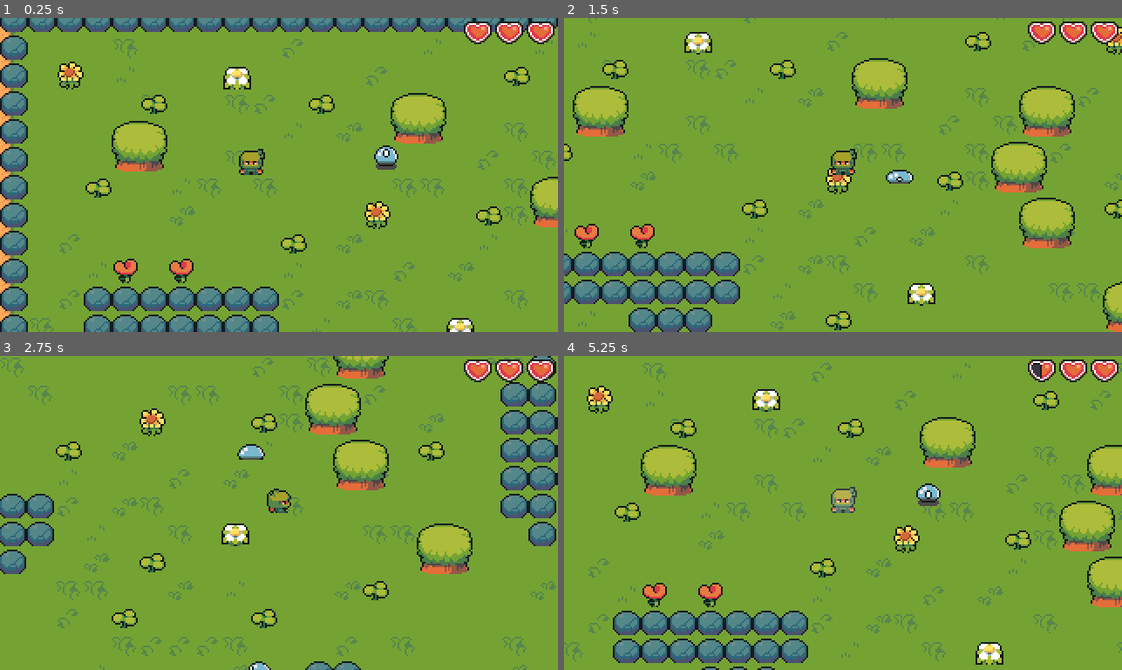
Above: before the commit, frames 1-4 (two rows, left to right).
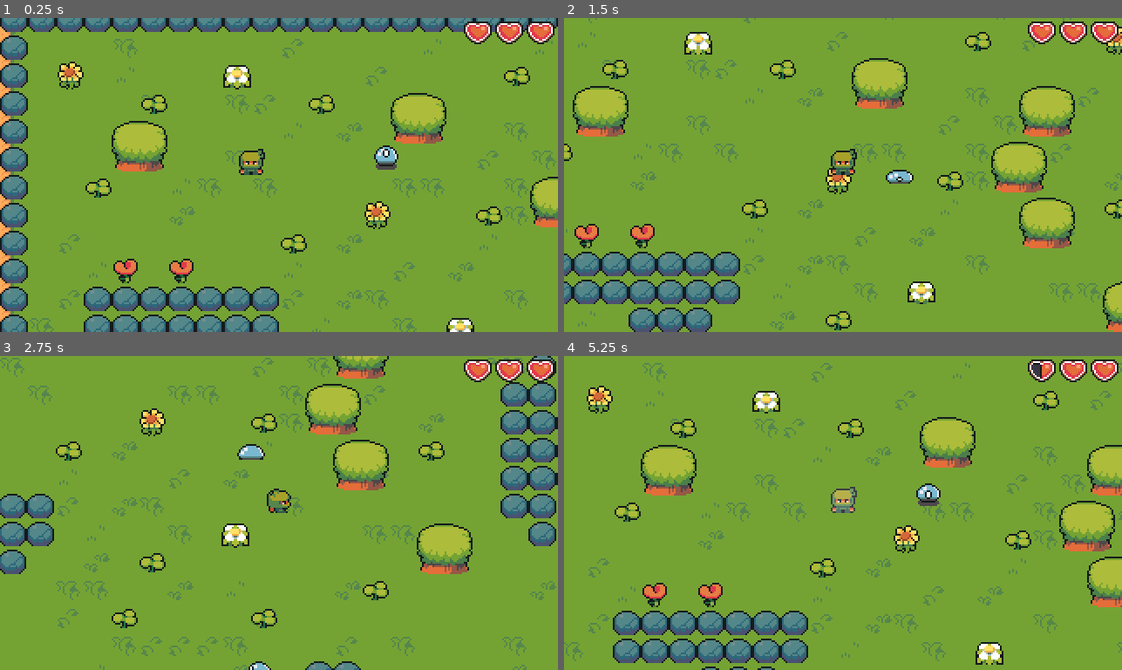
Above: after the commit, the same moments.

Repository: djpeach/ninja-adventure
Game: Godot game, scene res://scenes/world.tscn
The game is run twice, just before and just after one commit, with the same random seed, the same clock (stepped at 60 frames per second) and the same inputs.
Inputs:
- Up to frame 1 (0.25 s): no input
- Up to frame 2 (1.5 s): hold D (move_right) 0.53-1.28 s; hold S (move_down) from 1.28 s (still down)
- Up to frame 3 (2.75 s): release S (move_down) at 2.03 s; hold D (move_right) from 2.03 s (still down)
- Up to frame 4 (5.25 s): release D (move_right) at 2.78 s; hold W (move_up) 2.78-3.53 s; hold A (move_left) 3.53-5.03 s; hold S (move_down) from 5.03 s (still down)

The runs differ from the first frame. In frame 1, 0.1% of the frame differs, in the area x 40-45%, y 15-23%; in frame 2, 0.3%, in the area x 21-67%, y 5-92%; in frame 3, less than 0.1%; in frame 4, 0.2%.
Error before the commit: Trying to get a return value of a method that returns "void" (res://characters/player.gd:36)

Commit message:
fix void return

Diff:
--- a/characters/player.gd
+++ b/characters/player.gd
@@ -33,7 +33,8 @@
 
 func handle_animation() -> void:
 	if not velocity or not can_walk:
-		return anim_player.stop()
+		anim_player.stop()
+		return
 
 	var animation_map = {
 		Vector2.UP: "walk_up",
--- a/characters/slime.tscn
+++ b/characters/slime.tscn
@@ -2,6 +2,57 @@
 
 [ext_resource type="Texture2D" uid="uid://coybhs08altd" path="res://assets/sprites/Slime.png" id="1_57fr0"]
 [ext_resource type="Script" path="res://characters/slime.gd" id="1_exhdd"]
+
+[sub_resource type="Animation" id="Animation_asf6a"]
+length = 0.001
+tracks/0/type = "value"
+tracks/0/imported = false
+tracks/0/enabled = true
+tracks/0/path = NodePath("Sprite2D:frame_coords")
+tracks/0/interp = 1
+tracks/0/loop_wrap = true
+tracks/0/keys = {
+"times": PackedFloat32Array(0),
+"transitions": PackedFloat32Array(1),
+"update": 1,
+"values": [Vector2i(0, 0)]
+}
+tracks/1/type = "value"
+tracks/1/imported = false
+tracks/1/enabled = true
+tracks/1/path = NodePath("Collider:position")
+tracks/1/interp = 1
+tracks/1/loop_wrap = true
+tracks/1/keys = {
+"times": PackedFloat32Array(0),
+"transitions": PackedFloat32Array(1),
+"update": 0,
+"values": [Vector2(0, -4)]
+}
+tracks/2/type = "value"
+tracks/2/imported = false
+tracks/2/enabled = true
+tracks/2/path = NodePath("Collider:shape:radius")
+tracks/2/interp = 1
+tracks/2/loop_wrap = true
+tracks/2/keys = {
+"times": PackedFloat32Array(0),
+"transitions": PackedFloat32Array(1),
+"update": 0,
+"values": [4.0]
+}
+tracks/3/type = "value"
+tracks/3/imported = false
+tracks/3/enabled = true
+tracks/3/path = NodePath(".:speed")
+tracks/3/interp = 1
+tracks/3/loop_wrap = true
+tracks/3/keys = {
+"times": PackedFloat32Array(0),
+"transitions": PackedFloat32Array(1),
+"update": 1,
+"values": [30]
+}
 
 [sub_resource type="Animation" id="Animation_v5b3q"]
 resource_name = "walk_down"
@@ -57,55 +108,112 @@
 "values": [30, 50, 30]
 }
 
-[sub_resource type="Animation" id="Animation_asf6a"]
-length = 0.001
-tracks/0/type = "value"
-tracks/0/imported = false
-tracks/0/enabled = true
-tracks/0/path = NodePath("Sprite2D:frame_coords")
-tracks/0/interp = 1
-tracks/0/loop_wrap = true
-tracks/0/keys = {
-"times": PackedFloat32Array(0),
-"transitions": PackedFloat32Array(1),
-"update": 1,
-"values": [Vector2i(0, 0)]
-}
-tracks/1/type = "value"
-tracks/1/imported = false
-tracks/1/enabled = true
-tracks/1/path = NodePath("Collider:position")
-tracks/1/interp = 1
-tracks/1/loop_wrap = true
-tracks/1/keys = {
-"times": PackedFloat32Array(0),
-"transitions": PackedFloat32Array(1),
-"update": 0,
-"values": [Vector2(0, -4)]
-}
-tracks/2/type = "value"
-tracks/2/imported = false
-tracks/2/enabled = true
-tracks/2/path = NodePath("Collider:shape:radius")
-tracks/2/interp = 1
-tracks/2/loop_wrap = true
-tracks/2/keys = {
-"times": PackedFloat32Array(0),
-"transitions": PackedFloat32Array(1),
-"update": 0,
-"values": [4.0]
-}
-tracks/3/type = "value"
-tracks/3/imported = false
-tracks/3/enabled = true
-tracks/3/path = NodePath(".:speed")
-tracks/3/interp = 1
-tracks/3/loop_wrap = true
-tracks/3/keys = {
-"times": PackedFloat32Array(0),
-"transitions": PackedFloat32Array(1),
-"update": 1,
-"values": [30]
+[sub_resource type="Animation" id="Animation_gnbq7"]
+resource_name = "walk_left"
+length = 0.8
+loop_mode = 1
+step = 0.2
+tracks/0/type = "value"
+tracks/0/imported = false
+tracks/0/enabled = true
+tracks/0/path = NodePath("Sprite2D:frame_coords")
+tracks/0/interp = 1
+tracks/0/loop_wrap = true
+tracks/0/keys = {
+"times": PackedFloat32Array(0, 0.2, 0.4, 0.6),
+"transitions": PackedFloat32Array(1, 1, 1, 1),
+"update": 1,
+"values": [Vector2i(2, 0), Vector2i(2, 1), Vector2i(2, 2), Vector2i(2, 3)]
+}
+tracks/1/type = "value"
+tracks/1/imported = false
+tracks/1/enabled = true
+tracks/1/path = NodePath("Collider:position")
+tracks/1/interp = 1
+tracks/1/loop_wrap = true
+tracks/1/keys = {
+"times": PackedFloat32Array(0, 0.2, 0.4, 0.6),
+"transitions": PackedFloat32Array(1, 1, 1, 1),
+"update": 1,
+"values": [Vector2(0, -4), Vector2(0, -8), Vector2(0, -8), Vector2(0, -4)]
+}
+tracks/2/type = "value"
+tracks/2/imported = false
+tracks/2/enabled = true
+tracks/2/path = NodePath("Collider:shape:radius")
+tracks/2/interp = 1
+tracks/2/loop_wrap = true
+tracks/2/keys = {
+"times": PackedFloat32Array(0, 0.2, 0.4),
+"transitions": PackedFloat32Array(1, 1, 1),
+"update": 1,
+"values": [4.0, 5.0, 4.66667]
+}
+tracks/3/type = "value"
+tracks/3/imported = false
+tracks/3/enabled = true
+tracks/3/path = NodePath(".:speed")
+tracks/3/interp = 1
+tracks/3/loop_wrap = true
+tracks/3/keys = {
+"times": PackedFloat32Array(0, 0.2, 0.6),
+"transitions": PackedFloat32Array(3.24902, 0.233258, 0.0824693),
+"update": 1,
+"values": [30, 50, 30]
+}
+
+[sub_resource type="Animation" id="Animation_vyc41"]
+resource_name = "walk_right"
+length = 0.8
+loop_mode = 1
+step = 0.2
+tracks/0/type = "value"
+tracks/0/imported = false
+tracks/0/enabled = true
+tracks/0/path = NodePath("Sprite2D:frame_coords")
+tracks/0/interp = 1
+tracks/0/loop_wrap = true
+tracks/0/keys = {
+"times": PackedFloat32Array(0, 0.2, 0.4, 0.6),
+"transitions": PackedFloat32Array(1, 1, 1, 1),
+"update": 1,
+"values": [Vector2i(3, 0), Vector2i(3, 1), Vector2i(3, 2), Vector2i(3, 3)]
+}
+tracks/1/type = "value"
+tracks/1/imported = false
+tracks/1/enabled = true
+tracks/1/path = NodePath("Collider:position")
+tracks/1/interp = 1
+tracks/1/loop_wrap = true
+tracks/1/keys = {
+"times": PackedFloat32Array(0, 0.2, 0.4, 0.6),
+"transitions": PackedFloat32Array(1, 1, 1, 1),
+"update": 1,
+"values": [Vector2(0, -4), Vector2(0, -8), Vector2(0, -8), Vector2(0, -4)]
+}
+tracks/2/type = "value"
+tracks/2/imported = false
+tracks/2/enabled = true
+tracks/2/path = NodePath("Collider:shape:radius")
+tracks/2/interp = 1
+tracks/2/loop_wrap = true
+tracks/2/keys = {
+"times": PackedFloat32Array(0, 0.2, 0.4),
+"transitions": PackedFloat32Array(1, 1, 1),
+"update": 1,
+"values": [4.0, 5.0, 4.66667]
+}
+tracks/3/type = "value"
+tracks/3/imported = false
+tracks/3/enabled = true
+tracks/3/path = NodePath(".:speed")
+tracks/3/interp = 1
+tracks/3/loop_wrap = true
+tracks/3/keys = {
+"times": PackedFloat32Array(0, 0.2, 0.6),
+"transitions": PackedFloat32Array(3.24902, 0.233258, 0.0824693),
+"update": 1,
+"values": [30, 50, 30]
 }
 
 [sub_resource type="Animation" id="Animation_8gyh6"]
@@ -124,114 +232,6 @@
 "transitions": PackedFloat32Array(1, 1, 1, 1),
 "update": 1,
 "values": [Vector2i(1, 0), Vector2i(1, 1), Vector2i(1, 2), Vector2i(1, 3)]
-}
-tracks/1/type = "value"
-tracks/1/imported = false
-tracks/1/enabled = true
-tracks/1/path = NodePath("Collider:position")
-tracks/1/interp = 1
-tracks/1/loop_wrap = true
-tracks/1/keys = {
-"times": PackedFloat32Array(0, 0.2, 0.4, 0.6),
-"transitions": PackedFloat32Array(1, 1, 1, 1),
-"update": 1,
-"values": [Vector2(0, -4), Vector2(0, -8), Vector2(0, -8), Vector2(0, -4)]
-}
-tracks/2/type = "value"
-tracks/2/imported = false
-tracks/2/enabled = true
-tracks/2/path = NodePath("Collider:shape:radius")
-tracks/2/interp = 1
-tracks/2/loop_wrap = true
-tracks/2/keys = {
-"times": PackedFloat32Array(0, 0.2, 0.4),
-"transitions": PackedFloat32Array(1, 1, 1),
-"update": 1,
-"values": [4.0, 5.0, 4.66667]
-}
-tracks/3/type = "value"
-tracks/3/imported = false
-tracks/3/enabled = true
-tracks/3/path = NodePath(".:speed")
-tracks/3/interp = 1
-tracks/3/loop_wrap = true
-tracks/3/keys = {
-"times": PackedFloat32Array(0, 0.2, 0.6),
-"transitions": PackedFloat32Array(3.24902, 0.233258, 0.0824693),
-"update": 1,
-"values": [30, 50, 30]
-}
-
-[sub_resource type="Animation" id="Animation_gnbq7"]
-resource_name = "walk_left"
-length = 0.8
-loop_mode = 1
-step = 0.2
-tracks/0/type = "value"
-tracks/0/imported = false
-tracks/0/enabled = true
-tracks/0/path = NodePath("Sprite2D:frame_coords")
-tracks/0/interp = 1
-tracks/0/loop_wrap = true
-tracks/0/keys = {
-"times": PackedFloat32Array(0, 0.2, 0.4, 0.6),
-"transitions": PackedFloat32Array(1, 1, 1, 1),
-"update": 1,
-"values": [Vector2i(2, 0), Vector2i(2, 1), Vector2i(2, 2), Vector2i(2, 3)]
-}
-tracks/1/type = "value"
-tracks/1/imported = false
-tracks/1/enabled = true
-tracks/1/path = NodePath("Collider:position")
-tracks/1/interp = 1
-tracks/1/loop_wrap = true
-tracks/1/keys = {
-"times": PackedFloat32Array(0, 0.2, 0.4, 0.6),
-"transitions": PackedFloat32Array(1, 1, 1, 1),
-"update": 1,
-"values": [Vector2(0, -4), Vector2(0, -8), Vector2(0, -8), Vector2(0, -4)]
-}
-tracks/2/type = "value"
-tracks/2/imported = false
-tracks/2/enabled = true
-tracks/2/path = NodePath("Collider:shape:radius")
-tracks/2/interp = 1
-tracks/2/loop_wrap = true
-tracks/2/keys = {
-"times": PackedFloat32Array(0, 0.2, 0.4),
-"transitions": PackedFloat32Array(1, 1, 1),
-"update": 1,
-"values": [4.0, 5.0, 4.66667]
-}
-tracks/3/type = "value"
-tracks/3/imported = false
-tracks/3/enabled = true
-tracks/3/path = NodePath(".:speed")
-tracks/3/interp = 1
-tracks/3/loop_wrap = true
-tracks/3/keys = {
-"times": PackedFloat32Array(0, 0.2, 0.6),
-"transitions": PackedFloat32Array(3.24902, 0.233258, 0.0824693),
-"update": 1,
-"values": [30, 50, 30]
-}
-
-[sub_resource type="Animation" id="Animation_vyc41"]
-resource_name = "walk_right"
-length = 0.8
-loop_mode = 1
-step = 0.2
-tracks/0/type = "value"
-tracks/0/imported = false
-tracks/0/enabled = true
-tracks/0/path = NodePath("Sprite2D:frame_coords")
-tracks/0/interp = 1
-tracks/0/loop_wrap = true
-tracks/0/keys = {
-"times": PackedFloat32Array(0, 0.2, 0.4, 0.6),
-"transitions": PackedFloat32Array(1, 1, 1, 1),
-"update": 1,
-"values": [Vector2i(3, 0), Vector2i(3, 1), Vector2i(3, 2), Vector2i(3, 3)]
 }
 tracks/1/type = "value"
 tracks/1/imported = false
